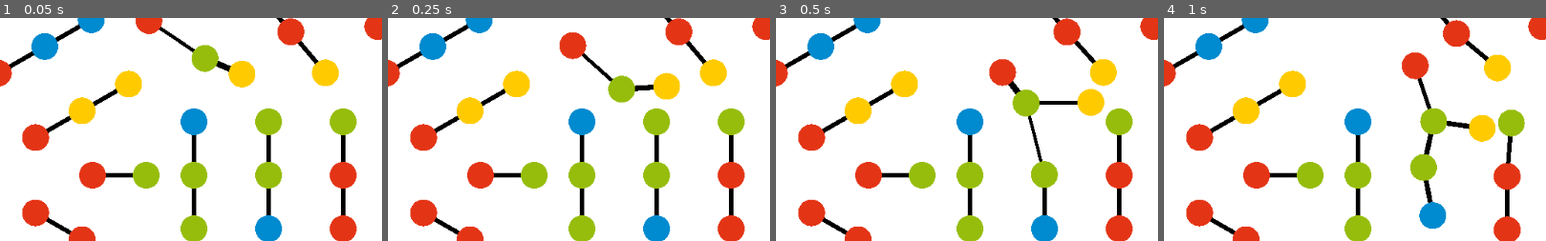
Above: before the commit, frames 1-4 (left to right).
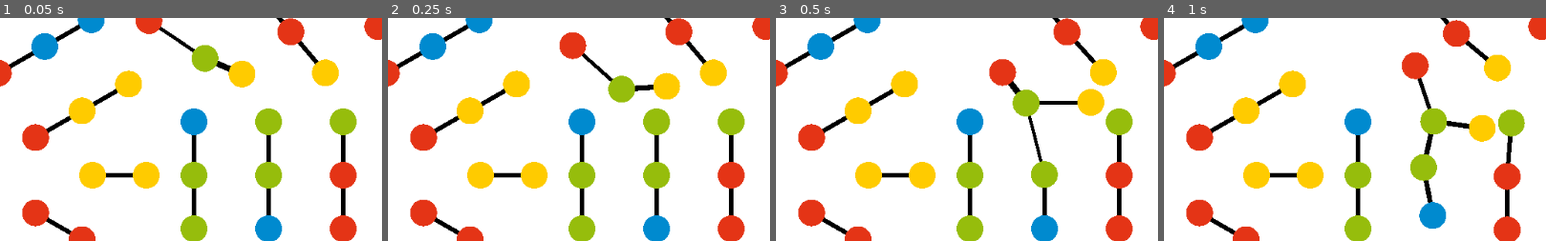
Above: after the commit, the same moments.

Repository: payload/naubino-godot
Game: Godot game, scene res://mode/RandomField.tscn
Same seed, same stepped clock (60 frames per second), same inputs: the game is played once before the commit and once after it. This scene is started directly instead of the project's main scene. Sound files missing from this copy of the repository are replaced by a short silence.
Inputs (mouse positions are % of the whole screen's width and height, from its top left):
- Up to frame 1 (0.05 s): no input
- Up to frame 2 (0.25 s): no input
- Up to frame 3 (0.5 s): no input
- Up to frame 4 (1 s): move the mouse to (72, 45) at 0.52 s; click (72, 45) at 0.67 s
The pictures show only the part of the screen within x 34-84%, y 15-65%; the shares and areas given below are measured in that part.

The runs differ from the first frame. In frame 1, 1.4% of the frame differs, in the area x 20-42%, y 64-77%; in frame 2, 1.4%; in frame 3, 1.4%; in frame 4, 1.4%.

Commit message:
refactor spawn chains

Diff:
--- a/Global.gd
+++ b/Global.gd
@@ -15,7 +15,7 @@
 
 func are_neighbors(naub_a, naub_b):
 	for naub_x in naub_a.linked_naubs:
-		if naub_x == naub_b or naub_x.linked_naubs.has(naub_b):
+		if is_instance_valid(naub_x) and (naub_x == naub_b or naub_x.linked_naubs.has(naub_b)):
 			return true
 	return false
 
--- a/ingame/Naub.gd
+++ b/ingame/Naub.gd
@@ -97,7 +97,8 @@
 	var last_links = self.links
 	self.links = []
 	for link in last_links:
-		link.free()
+		if is_instance_valid(link):
+			link.free()
 
 
 func _on_Naub_body_entered(body: CollisionObject2D):
--- a/mode/RandomField.gd
+++ b/mode/RandomField.gd
@@ -3,7 +3,7 @@
 
 func _ready():
 	randomize()
-	spawn_chains("r.g", Vector2.ZERO, 0)
+	spawn_chains("y.y", Vector2.ZERO, 0)
 	for layer in range(1, 6):
 		var n = layer * 3
 		for angle in n:
@@ -76,71 +76,88 @@
 	var chain_offset = _polar(Global.NAUB_LINK_WANTED_DISTANCE, angle - PI/2)
 	_spawn_chains(def, pos, node_offset, chain_offset)
 
-func _spawn_chains(def: String, init_pos: Vector2, node_offset: Vector2, chain_offset: Vector2):
-	var named_nodes = {}
-	var node_chains = []
-
-	var chains = def.split(" ", false)
-	for chain in chains:
-		var nodes = []
-		var current_node = null
-		var descs = chain.split(".", false)
-		for desc in descs:
-			desc = desc as String
-			var new_name = null
-			var color = null
-			var spec = null
-			var next_node = null
-
-			var colon = desc.find(":")
-			if colon > -1:
+func _spawn_chains(def: String, pos: Vector2, node_offset: Vector2, chain_offset: Vector2):
+	var interpreter = ChainsInterpreter.new(self)
+	for chain in def.split(" ", false):
+		for desc in chain.split(".", false):
+			if desc.find(":") > -1:
 				var split = desc.split(":")
 				assert(len(split) == 2)
-				new_name = split[0]
-				assert(new_name)
-				# assert(not (new_name in named_nodes))
-				spec = split[1]
+				interpreter.named_node_with_spec(split[0], split[1])
+			elif desc.is_valid_integer():
+				interpreter.reference_node(desc)
 			else:
-				spec = desc
+				interpreter.node_with_spec(desc)
+		interpreter.end_chain()
+	var chains = interpreter.get_chains()
+	_modify_positions_to_centered(chains, pos, node_offset, chain_offset)
+	return chains
 
-			assert(spec)
-			if spec.is_valid_integer():
-				assert(!new_name)
-				if spec in named_nodes:
-					next_node = named_nodes[spec]
-				else:
-					next_node = Global.NaubScene.instance()
-					add_child(next_node)
-					named_nodes[spec] = next_node
-			else:
-				if new_name in named_nodes:
-					next_node = named_nodes[new_name]
-				else:
-					next_node = Global.NaubScene.instance()
-					add_child(next_node)
-					if new_name:
-						named_nodes[new_name] = next_node
-				nodes.push_back(next_node)
 
-				assert(spec in Global.NAUBINO_PALETTE)
-				color = Global.NAUBINO_PALETTE[spec]
-				next_node.modulate = color
+class ChainsInterpreter:
+	var _named_nodes = {}
+	var _chains = []
+	var _nodes = []
+	var _current_node = null
+	var _parent: Node
 
-			if current_node:
-				_link_together(current_node, next_node)
-			current_node = next_node
-		node_chains.push_back(nodes)
+	func _init(parent: Node):
+		_parent = parent
 
+	func get_chains():
+		return _chains
+
+	func end_chain():
+		if not _nodes.empty():
+			_chains.push_back(_nodes)
+			_nodes = []
+
+	func named_node_with_spec(name: String, spec: String):
+		assert(name.is_valid_integer() and not spec.is_valid_integer())
+		var node = _get_or_create_named_node(name)
+		_apply_spec(node, spec)
+		_link_and_set_current_node(node)
+
+	func reference_node(name: String):
+		var node = _get_or_create_named_node(name)
+		_link_and_set_current_node(node)
+
+	func node_with_spec(spec: String):
+		var node = _spawn_naub()
+		_apply_spec(node, spec)
+		_link_and_set_current_node(node)
+
+	func _get_or_create_named_node(name: String):
+		if not (name in _named_nodes):
+			_named_nodes[name] = _spawn_naub()
+		return _named_nodes[name]
+
+	func _link_and_set_current_node(node: Naub):
+		if _current_node:
+			Global.link_two_naubs_together(_current_node, node)
+		_parent.add_child(node)
+		_current_node = node
+
+	func _apply_spec(naub: Naub, spec: String):
+		assert(spec in Global.NAUBINO_PALETTE)
+		naub.modulate = Global.NAUBINO_PALETTE[spec]
+
+	func _spawn_naub():
+		var naub = Global.NaubScene.instance()
+		_parent.add_child(naub)
+		_nodes.push_back(naub)
+		return naub
+
+
+func _modify_positions_to_centered(node_chains: Array, pos: Vector2, node_offset: Vector2, chain_offset: Vector2):
 	for chain_index in len(node_chains):
 		var chain = node_chains[chain_index]
-		var chain_pos = init_pos + chain_offset * (chain_index - len(node_chains) / 2)
+		var chain_pos = pos + chain_offset * (chain_index - len(node_chains) / 2)
 		var mid = (len(chain) - 1) / 2.0
 		for index in len(chain):
 			var node = chain[index]
 			var factor = index - mid
 			node.position = chain_pos + node_offset * factor
-
-	return node_chains
 
 
 func _link_together(a: Naub, b: Naub):
